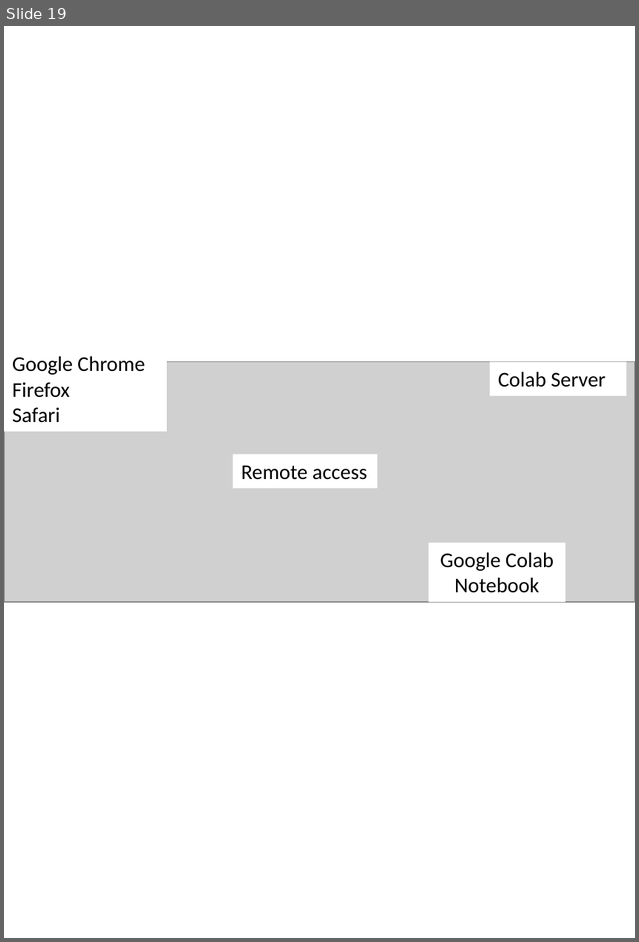
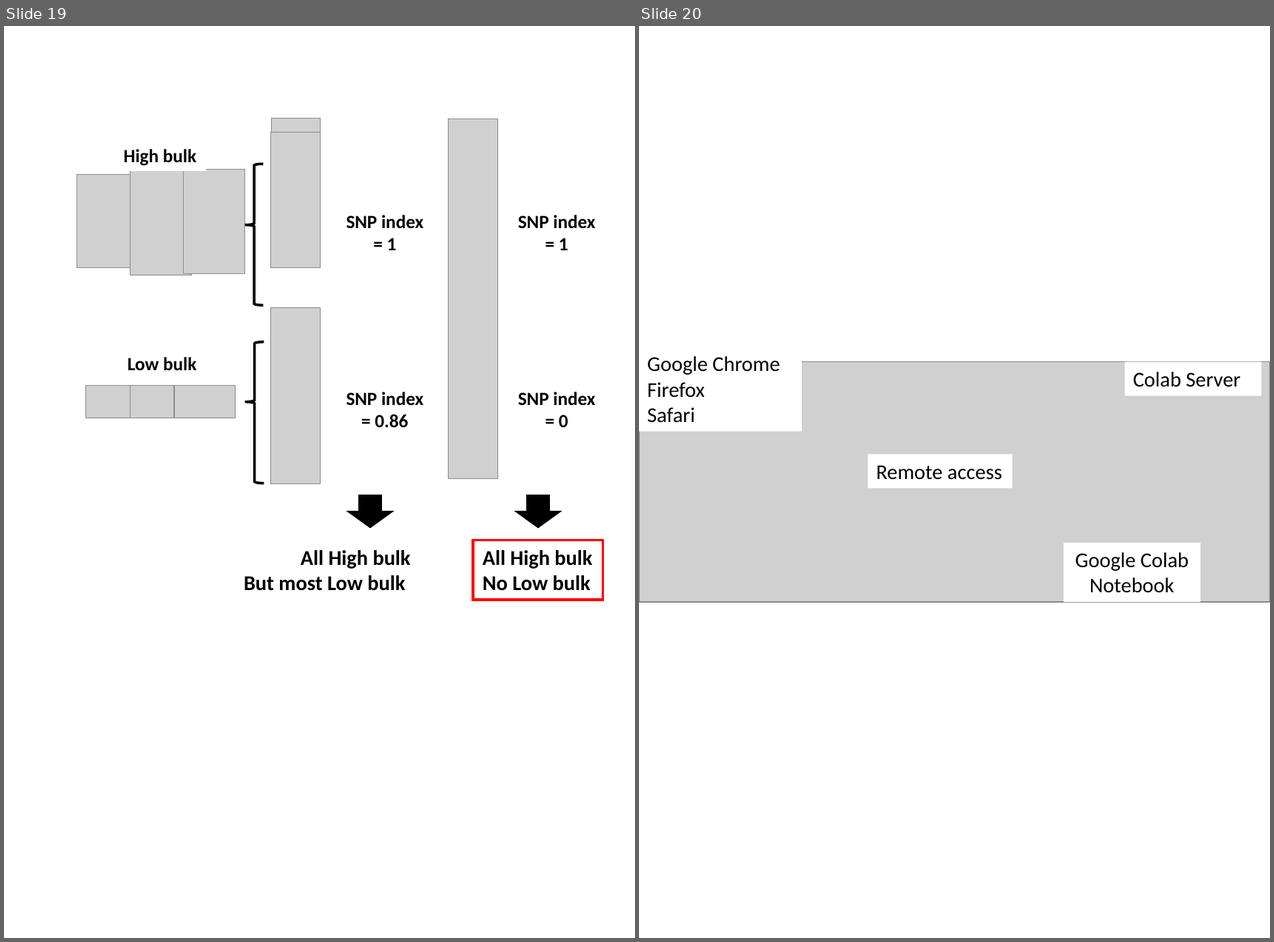
Before and after one commit to slt666666/FAO_lecture, a slide deck: FAO_2024/mutmapqtlseq.pptx. Shown side by side, each under a label of ours: slide 19 before the commit, slides 19 and 20 after it. The pictures are 639x942 and 1274x942 pixels, drawn with LibreOffice and Linux fonts; fonts in the diff are those of the drawing; grey boxes stand for pictures. Boxes give left, top, right and bottom in pixels: in the first picture for what was removed or moved away, otherwise in the second. Text is boxed around its words. In the diff, an @@ line names an element or a change of style, - is before the commit and + after.

```diff
--- a/FAO_2024/mutmapqtlseq.pptx
+++ b/FAO_2024/mutmapqtlseq.pptx
@@ slide 19 added at [4, 26, 635, 938], background #FFFFFF @@
@@ picture added at [271, 132, 321, 267] @@
@@ picture added at [272, 118, 321, 136] @@
@@ picture added at [449, 118, 498, 479] @@
@@ rectangle added at [115, 140, 206, 171], fill #FFFFFF, 16 pt, text #000000, bold @@
+High bulk
@@ picture added at [77, 175, 139, 269] @@
@@ picture added at [131, 167, 192, 275] @@
@@ picture added at [183, 169, 244, 273] @@
@@ left brace added at [244, 164, 263, 306], outline #000000 2.25 pt @@
@@ text added at [347, 215, 424, 250], 16 pt, text #000000, bold @@
+SNP index
+= 1
@@ text added at [518, 215, 595, 250], 16 pt, text #000000, bold @@
+SNP index
+= 1
@@ picture added at [271, 308, 321, 484] @@
@@ text added at [128, 357, 196, 370], 16 pt, text #000000, bold @@
+Low bulk
@@ left brace added at [244, 341, 264, 483], outline #000000 2.25 pt @@
@@ picture added at [86, 386, 148, 418] @@
@@ picture added at [131, 386, 192, 418] @@
@@ picture added at [174, 386, 236, 418] @@
@@ text added at [347, 392, 424, 427], 16 pt, text #000000, bold @@
+SNP index
+= 0.86
@@ text added at [518, 392, 595, 427], 16 pt, text #000000, bold @@
+SNP index
+= 0
@@ down arrow added at [348, 496, 392, 528], fill #000000, outline #000000 1 pt @@
@@ down arrow added at [515, 496, 560, 528], fill #000000, outline #000000 1 pt @@
@@ text added at [244, 550, 411, 591], 18 pt, text #000000, bold @@
+All High bulk
+But most Low bulk
@@ rectangle added at [474, 540, 603, 600], outline #FF0000 2.25 pt @@
@@ text added at [483, 550, 592, 591], 18 pt, text #000000, bold @@
+All High bulk
+No Low bulk
@@ what was slide 19 is now slide 20 @@
```
Also in this commit, not shown: 2 other files.
